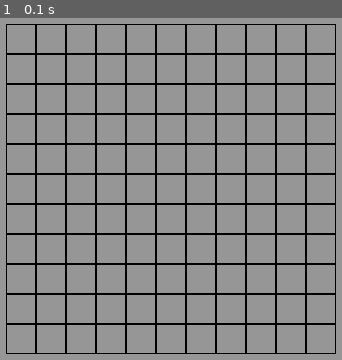
Above: before the commit, frame 1.
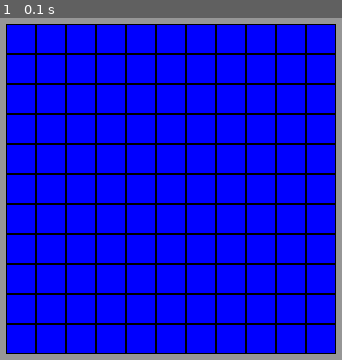
Above: after the commit, the same moment.

Repository: josh-reynolds/Python
Game: pygame game, started from pygame/nulltima/main.py
Two runs of this game, one before a commit and one after it. Both use one fixed random seed, a clock stepped at 60 frames per second and the inputs below.
Inputs:
- Up to frame 1 (0.1 s): no input

The runs differ from the first frame. In frame 1, 81% of the frame differs, in the area x 2-98%, y 2-98%.

Commit message:
Adding world module and basic World class

Diff:
--- a/pygame/nulltima/grid.py
+++ b/pygame/nulltima/grid.py
@@ -1,5 +1,6 @@
 import unittest
 from common import *
+from world import world
 
 class Grid:
     def __init__(self, width, height, left, top, cell_width, cell_height):
@@ -10,6 +11,7 @@
         self.cell_width = cell_width
         self.cell_height = cell_height
         self.contents = [[BLACK for x in range(width)] for x in range(height)]
+        self.world = world()
 
     def update(self):
         pass
@@ -21,6 +23,7 @@
                          y * self.cell_height + self.top,
                          self.cell_width,
                          self.cell_height)
+                pygame.draw.rect(screen, self.world.get_cell(x,y), coord)
                 pygame.draw.rect(screen, cell, coord, 1)
 
 
--- a/pygame/nulltima/unit_tests.py
+++ b/pygame/nulltima/unit_tests.py
@@ -4,6 +4,7 @@
     suite = unittest.TestSuite()
     loader = unittest.TestLoader()
     suite.addTests(loader.loadTestsFromName('grid'))
+    suite.addTests(loader.loadTestsFromName('world'))
     return suite
 
 # ---------------------------------------------------------------------------
--- /dev/null
+++ b/pygame/nulltima/world.py
@@ -0,0 +1,20 @@
+import unittest
+from common import *
+
+class World:
+    def __init__(self):
+        pass
+
+    def get_cell(self, x, y):
+        return BLUE
+
+def world():
+    return World()
+
+class WorldTestCase(unittest.TestCase):
+    def test_constructing_a_world(self):
+        w = world()
+
+# ---------------------------------------------------------------------------
+if __name__ == '__main__':
+    unittest.main()
